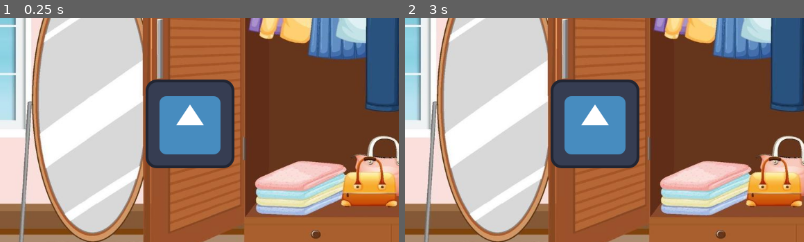
Above: before the commit, frames 1-2 (left to right).
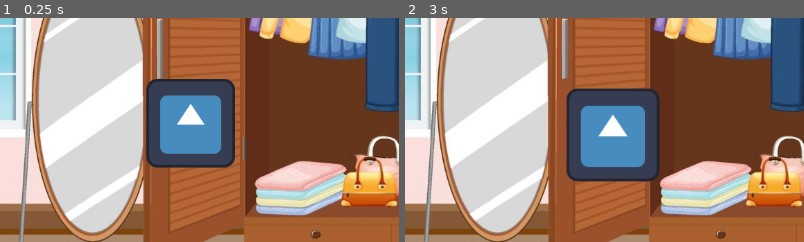
Above: after the commit, the same moments.

Repository: tyler-ross26/Dress-To-Aggress
Game: Godot game, scene res://DressupScene.tscn
Same seed, same stepped clock (60 frames per second), same inputs: the game is played once before the commit and once after it. The engine's default icon, where the game draws it, is replaced by a stand-in: a white triangle on a blue panel in a dark square.
Inputs (mouse positions are % of the whole screen's width and height, from its top left):
- Up to frame 1 (0.25 s): no input
- Up to frame 2 (3 s): tap Enter at 0.5, 2 s; drag from (43, 52) to (60, 28) at 0.52 s; tap Space at 1.25, 2.75 s; drag from (80, 65) to (45, 70) at 1.27 s; move the mouse to (20, 35) at 2.02 s; press the mouse at (20, 35) at 2.03 s; release the mouse at (20, 35) at 2.75 s; drag from (55, 50) to (20, 35) at 2.77 s
The pictures show only the part of the screen within x 19-69%, y 29-79%; the shares and areas given below are measured in that part.

The runs differ from the first frame. In frame 1, 0.9% of the frame differs, in the area x 36-59%, y 27-67%; in frame 2, 9.7%, in the area x 36-64%, y 27-74%.
Error before the commit: Invalid access to property or key 'dragSignal' on a base object of type 'null instance'. (res://DragAndDrop.gd:9)
Error after the commit: Invalid call. Nonexistent function 'get_global_mouse_posistion' in base 'Window'. (res://object.gd:13)

Commit message:
I tried a different tutorial, still got an error

Diff:
--- a/DressupScene.tscn
+++ b/DressupScene.tscn
@@ -1,11 +1,15 @@
-[gd_scene load_steps=5 format=3 uid="uid://bd3651qamkwtf"]
+[gd_scene load_steps=7 format=3 uid="uid://bd3651qamkwtf"]
 
 [ext_resource type="Texture2D" uid="uid://xslp5k44t814" path="res://Assets/dress-up-room.jpg" id="1_sxckm"]
-[ext_resource type="Script" uid="uid://ki33083jhp5l" path="res://DragAndDrop.gd" id="2_6j362"]
+[ext_resource type="Script" uid="uid://47doy8jtpiyc" path="res://object.gd" id="2_6j362"]
 [ext_resource type="Texture2D" uid="uid://g3dtj2iihaw3" path="res://Assets/icon.svg" id="2_rjjwr"]
+[ext_resource type="Script" uid="uid://dd2lyyxc6ac65" path="res://platform.gd" id="4_6j362"]
 
 [sub_resource type="RectangleShape2D" id="RectangleShape2D_6j362"]
 size = Vector2(127, 127)
+
+[sub_resource type="RectangleShape2D" id="RectangleShape2D_ayre0"]
+size = Vector2(130, 128)
 
 [node name="Node2D" type="Node2D"]
 
@@ -20,12 +24,29 @@
 input_pickable = true
 script = ExtResource("2_6j362")
 
-[node name="CollisionShape2D" type="CollisionShape2D" parent="CharacterBody2D"]
+[node name="Sprite2D" type="Sprite2D" parent="CharacterBody2D"]
+position = Vector2(497, 338)
+texture = ExtResource("2_rjjwr")
+
+[node name="Area2D" type="Area2D" parent="CharacterBody2D"]
+
+[node name="CollisionShape2D" type="CollisionShape2D" parent="CharacterBody2D/Area2D"]
 position = Vector2(496.5, 338.5)
 shape = SubResource("RectangleShape2D_6j362")
 
-[node name="Sprite2D" type="Sprite2D" parent="CharacterBody2D"]
-position = Vector2(496, 339)
-texture = ExtResource("2_rjjwr")
+[node name="StaticBody2D" type="StaticBody2D" parent="." groups=["dropable"]]
+script = ExtResource("4_6j362")
+
+[node name="CollisionShape2D" type="CollisionShape2D" parent="StaticBody2D"]
+position = Vector2(65, 64)
+shape = SubResource("RectangleShape2D_ayre0")
+
+[node name="ColorRect" type="ColorRect" parent="StaticBody2D"]
+offset_right = 128.0
+offset_bottom = 128.0
 
 [connection signal="input_event" from="CharacterBody2D" to="CharacterBody2D" method="_on_input_event"]
+[connection signal="body_entered" from="CharacterBody2D/Area2D" to="CharacterBody2D" method="_on_area_2d_body_entered"]
+[connection signal="body_exited" from="CharacterBody2D/Area2D" to="CharacterBody2D" method="_on_area_2d_body_exited"]
+[connection signal="mouse_entered" from="CharacterBody2D/Area2D" to="CharacterBody2D" method="_on_area_2d_mouse_entered"]
+[connection signal="mouse_exited" from="CharacterBody2D/Area2D" to="CharacterBody2D" method="_on_area_2d_mouse_exited"]
--- /dev/null
+++ b/global.gd
@@ -0,0 +1,4 @@
+extends Node
+
+
+var is_dragging = false
--- /dev/null
+++ b/object.gd
@@ -0,0 +1,53 @@
+extends Node
+
+var draggable = false
+var is_inside_dropable = false
+var body_ref
+var offset: Vector2
+var initialPos: Vector2
+
+func _process(delta):
+	if draggable:
+		if Input.is_action_just_pressed("click"):
+			initialPos = self.global_position
+			offset = get_viewport().get_global_mouse_posistion() - self.global_position
+			global.is_dragging = true;
+		if Input.is_action_pressed("click"):
+			self.global_position = get_viewport().get_global_mouse_posistion()
+		elif Input.is_action_just_released("click"):
+			global.is_dragging = false
+			var tween = get_tree().create_tween()
+			if is_inside_dropable:
+				tween.tween_property(self, "position", body_ref.position, 0.2).set_ease(Tween.EASE_OUT)
+			else:
+				tween.tween_property(self, "global_position", initialPos, 0.2).set_ease(Tween.EASE_OUT)
+
+
+
+
+
+func _on_area_2d_mouse_entered():
+	if not global.is_dragging:
+		draggable = true
+		self.scale = Vector2(1.05, 1.05)
+
+
+func _on_area_2d_mouse_exited():
+	if not global.is_dragging:
+		draggable = false
+		self.scale = Vector2(1, 1)
+
+
+func _on_area_2d_body_entered(body: CharacterBody2D):
+	if body.is_in_group('dropable'):
+		is_inside_dropable = true
+		body.modulate = Color(Color.REBECCA_PURPLE, 1)
+		body_ref = body
+
+
+
+
+func _on_area_2d_body_exited(body: CharacterBody2D):
+	if body.is_in_group('dropable') && body_ref == body:
+		is_inside_dropable = false
+		body.modulate  = Color(Color.MEDIUM_PURPLE, 0.7)
--- /dev/null
+++ b/platform.gd
@@ -0,0 +1,10 @@
+extends StaticBody2D
+
+func _ready():
+	modulate = Color(Color.MEDIUM_PURPLE, 0.7)
+
+func _process(delta):
+	if global.is_dragging:
+		visible = true
+	else:
+		visible = false
--- a/project.godot
+++ b/project.godot
@@ -14,3 +14,15 @@
 run/main_scene="res://DressupScene.tscn"
 config/features=PackedStringArray("4.4", "Forward Plus")
 config/icon="res://Assets/icon.svg"
+
+[autoload]
+
+global="*res://global.gd"
+
+[input]
+
+click={
+"deadzone": 0.2,
+"events": [Object(InputEventMouseButton,"resource_local_to_scene":false,"resource_name":"","device":-1,"window_id":0,"alt_pressed":false,"shift_pressed":false,"ctrl_pressed":false,"meta_pressed":false,"button_mask":0,"position":Vector2(0, 0),"global_position":Vector2(0, 0),"factor":1.0,"button_index":1,"canceled":false,"pressed":false,"double_click":false,"script":null)
+]
+}
Not shown, added: global.gd.uid
Not shown, added: object.gd.uid
Not shown, added: platform.gd.uid
